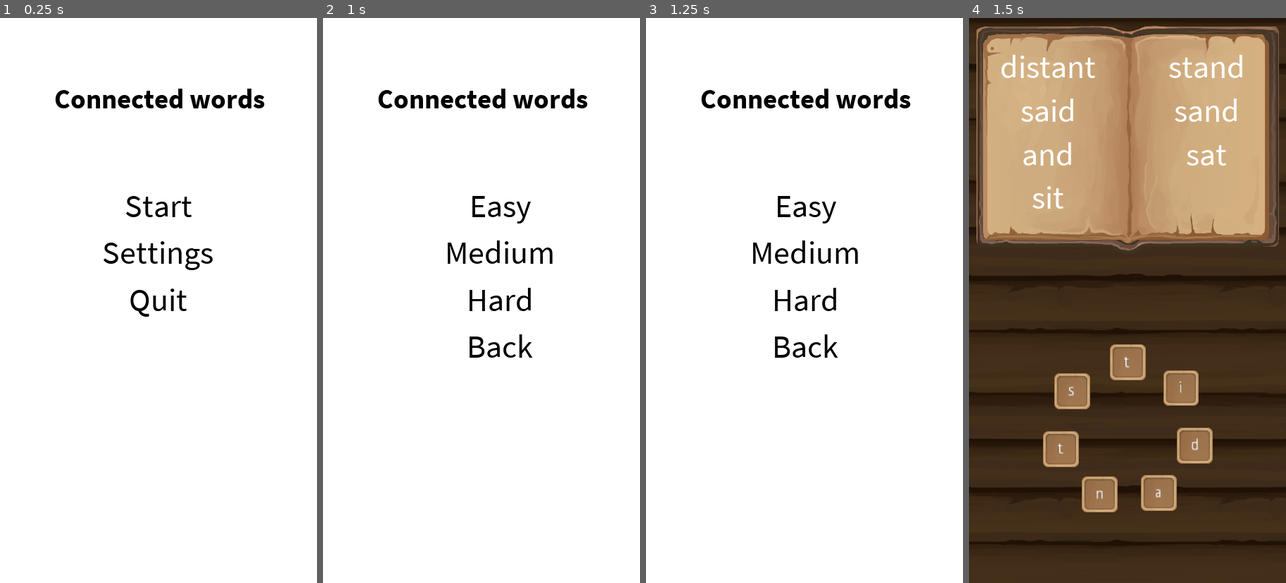
Above: before the commit, frames 1-4 (left to right).
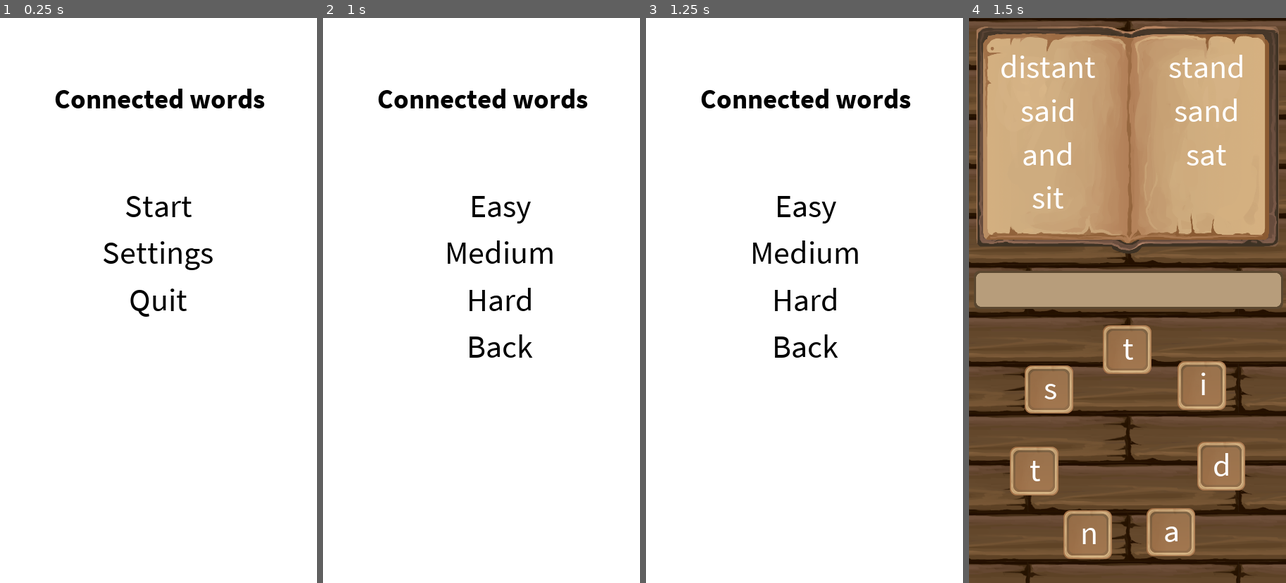
Above: after the commit, the same moments.

Repository: G4brym/Connected-Words
Game: Godot game, scene res://Modules/Menu/Menu.tscn
Two runs of this game, one before a commit and one after it. Both use one fixed random seed, a clock stepped at 60 frames per second and the inputs below.
Inputs:
- Up to frame 1 (0.25 s): no input
- Up to frame 2 (1 s): click "Start" at 0.5 s
- Up to frame 3 (1.25 s): no input
- Up to frame 4 (1.5 s): click "Easy" at 1.25 s

Frames 1-3 are identical in both runs. In frame 4, 56% of the frame differs, in the area x 0-100%, y 0-100%.

Commit message:
Add more textures

Diff:
--- a/Modules/Game.tscn
+++ b/Modules/Game.tscn
@@ -5,7 +5,7 @@
 [ext_resource path="res://Modules/Words/Scripts/GameManager.gd" type="Script" id=3]
 [ext_resource path="res://Modules/Words/Words.tscn" type="PackedScene" id=4]
 [ext_resource path="res://Resources/Sprites/book.png" type="Texture" id=5]
-[ext_resource path="res://Resources/Sprites/board.png" type="Texture" id=6]
+[ext_resource path="res://Resources/Sprites/back.png" type="Texture" id=6]
 
 [node name="Game" type="Node2D"]
 
@@ -13,7 +13,8 @@
 z_index = -5
 
 [node name="Board" type="TextureRect" parent="Background"]
-margin_right = 770.0
+margin_left = -94.0
+margin_right = 802.0
 margin_bottom = 1373.0
 rect_scale = Vector2( 0.75, 0.75 )
 texture = ExtResource( 6 )
@@ -31,7 +32,7 @@
 [node name="UI" type="Node2D" parent="."]
 
 [node name="Picker" parent="UI" instance=ExtResource( 1 )]
-position = Vector2( 288, 750 )
+position = Vector2( 288, 775 )
 
 [node name="Tween" type="Tween" parent="UI"]
 
--- a/Modules/Words/Letra.tscn
+++ b/Modules/Words/Letra.tscn
@@ -1,23 +1,24 @@
-[gd_scene load_steps=3 format=2]
+[gd_scene load_steps=4 format=2]
 
 [ext_resource path="res://Resources/Sprites/frame_c3_01.png" type="Texture" id=1]
 [ext_resource path="res://Modules/Words/Scripts/Letra.gd" type="Script" id=2]
+[ext_resource path="res://Resources/Fonts/Sans-60.tres" type="DynamicFont" id=3]
 
 [node name="Letra" type="Node2D"]
-scale = Vector2( 2, 2 )
 script = ExtResource( 2 )
 
 [node name="Button" type="TouchScreenButton" parent="."]
-position = Vector2( -16.2374, -16.591 )
-scale = Vector2( 0.2, 0.2 )
+position = Vector2( -45, -43 )
+scale = Vector2( 0.54, 0.54 )
 normal = ExtResource( 1 )
 passby_press = true
 
 [node name="Label" type="Label" parent="."]
-margin_left = -10.0
-margin_top = -10.0
-margin_right = 10.0
-margin_bottom = 10.0
+margin_left = -29.0
+margin_top = -41.0
+margin_right = 31.0
+margin_bottom = 36.0
+custom_fonts/font = ExtResource( 3 )
 text = "A"
 align = 1
 valign = 1
--- a/Modules/Words/Scripts/Word.gd
+++ b/Modules/Words/Scripts/Word.gd
@@ -2,6 +2,14 @@
 
 var word: String
 
+func _ready() -> void:
+	Events.connect("try_word", self, "_try_word")
+
 func setup(new_word: String):
 	word = new_word
 	$Label.text = new_word
+
+
+func _try_word(word_to_try: String) -> void:
+	if word_to_try == word:
+		$Label.set("custom_colors/font_color", Color(1,0,0))
--- a/Modules/Words/Scripts/picker.gd
+++ b/Modules/Words/Scripts/picker.gd
@@ -22,7 +22,7 @@
 	var _total = len(word)
 
 	var total = 270.0
-	var radius = 125
+	var radius = 175
 
 	var step = 360 / _total
 	for _letter in word:
--- a/Modules/Words/Showcase.tscn
+++ b/Modules/Words/Showcase.tscn
@@ -1,7 +1,8 @@
-[gd_scene load_steps=3 format=2]
+[gd_scene load_steps=4 format=2]
 
 [ext_resource path="res://Modules/Words/Scripts/Showcase.gd" type="Script" id=1]
 [ext_resource path="res://Resources/Fonts/Sans-60.tres" type="DynamicFont" id=2]
+[ext_resource path="res://Resources/Sprites/strip_bg02.png" type="Texture" id=3]
 
 [node name="Showcase" type="HBoxContainer"]
 margin_right = 576.0
@@ -10,6 +11,11 @@
 __meta__ = {
 "_edit_use_anchors_": false
 }
+
+[node name="strip_bg02" type="Sprite" parent="."]
+position = Vector2( 290.011, 43.0098 )
+scale = Vector2( 0.473009, 0.473009 )
+texture = ExtResource( 3 )
 
 [node name="Label" type="Label" parent="."]
 margin_left = 288.0
--- a/Scripts/Events.gd
+++ b/Scripts/Events.gd
@@ -12,5 +12,5 @@
 	connect("update_picker_letters", self, "_log", ["update_picker_letters"])
 
 
-func _log(msg: String, func_name: String) -> void:
-	print(func_name + ": " + msg)
+func _log(msg, func_name: String) -> void:
+	print(func_name, ": ", msg)
Binary file added: Resources/Sprites/back.png
Not shown, added: Resources/Sprites/back.png.import
Binary file added: Resources/Sprites/strip_bg02.png
Not shown, added: Resources/Sprites/strip_bg02.png.import
